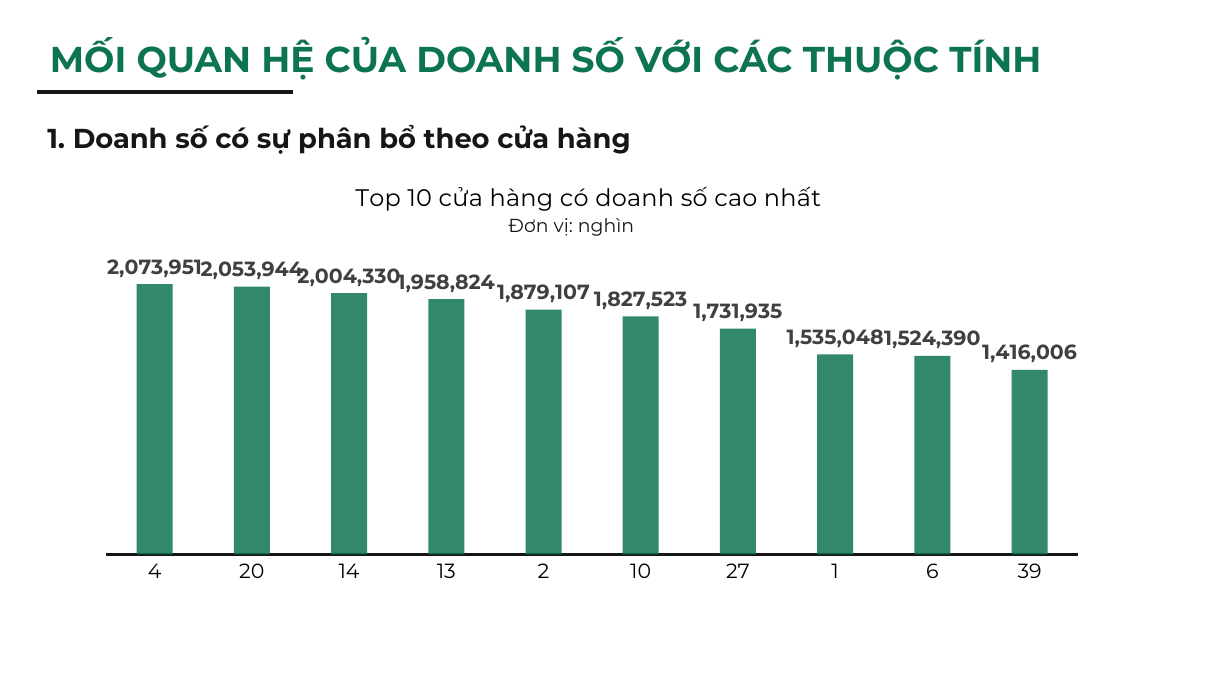
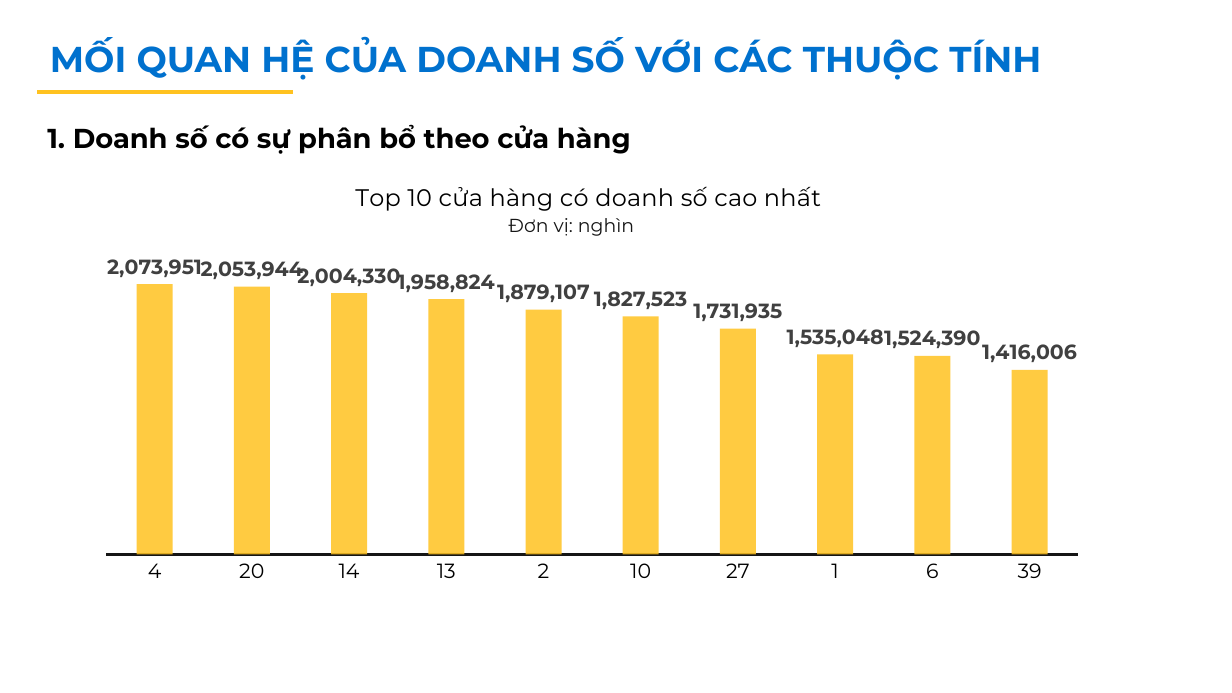
Before and after one commit to passat05/retail-data-analysis, a slide deck: slide 4 of ThoiTV_Retail_Data_Analysis.pptx. Drawn at 1232x693 pixels with LibreOffice and Linux fonts; fonts in the diff are those of the drawing. Boxes give left, top, right and bottom in pixels: in the first picture for what was removed or moved away, otherwise in the second. Text is boxed around its words. In the diff, an @@ line names an element or a change of style, - is before the commit and + after.

```diff
--- a/ThoiTV_Retail_Data_Analysis.pptx
+++ b/ThoiTV_Retail_Data_Analysis.pptx
@@ text "MỐI QUAN HỆ CỦA DOANH ..." at (50, 38, 1041, 80): text colour #0D7453 to #0071CE @@
@@ text "1. Doanh số có sự ..." at (47, 124, 631, 154): text colour #161616 to #000000 @@
@@ line (37, 92) - (293, 92): stroke #161616 2.25 pt to #FFC220 2.25 pt @@
@@ column chart at (84, 161, 1094, 600) @@
@@ colour of Series 1 #0D7453 at 85% opacity to #FFC220 at 85% opacity @@
```
Also in this commit, not shown: 8 other slides changed.
